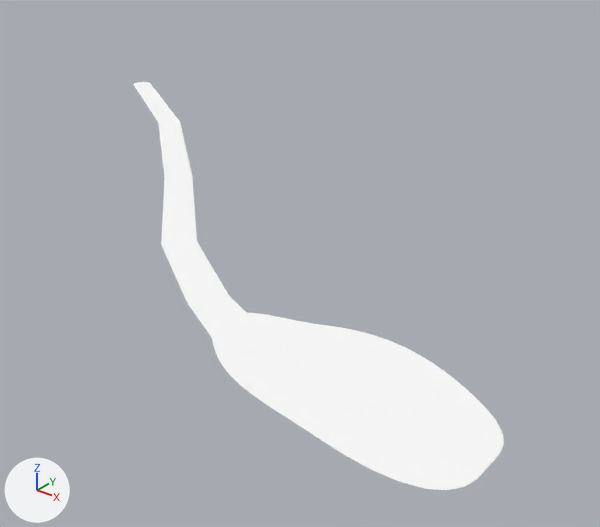
The glTF model games/yorimichi/assets/belmonte/meshes/SM_BM_BC_Lake.glb as it was, and as the next commit left it.
Both versions are drawn from a 50 mm camera at (-325.0, -328.0, 279.0) aimed at (-763.0, 219.0, -60.0). The lights are fixed; the arrows at lower left show +X, +Y and +Z. The picture after the commit comes second.

In view in the first picture: 'SM_BM_BC_Lake'.
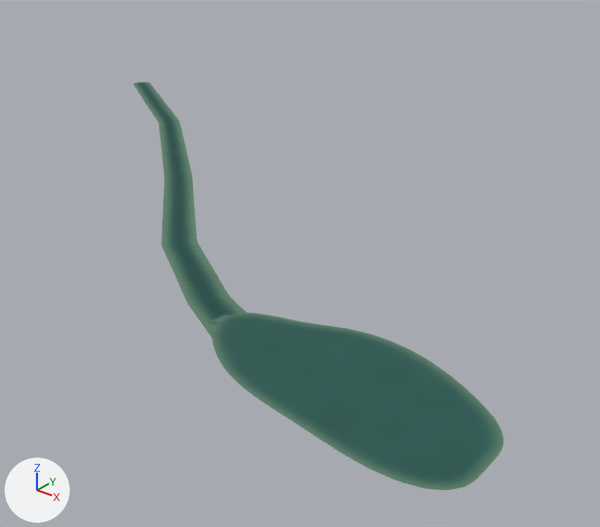
Edits to the scene script, one JSON object a line:
```json
{"block": "me_sm_bc_lake", "where": "me_sm_bc_lake.from_pydata(...)  # 2877 vertices, 5129 faces; spans x -1211.0..-464.0, y -38.0..431.0, z -5.0..4.0"}
{"block": "me_sm_bc_lake", "where": "# used by ob_sm_bm_bc_lake; location = (0.0, 0.0, 0.0)"}
{"block": "me_sm_bc_lake", "change": "me_sm_bc_lake part 1: 925 faces centred in x -1206.0..-466.0, y -34.0..427.0, z -5.0..4.0 are repainted in the vertex colours; the middle colour goes from white #ffffff to dark green #446e5e"}
{"block": "me_sm_bc_lake", "change": "me_sm_bc_lake part 2: 2941 faces centred in x -1202.0..-470.0, y -30.0..423.0, z -5.0..4.0 are repainted in the vertex colours; the middle colour goes from white #ffffff to dark cyan #255851"}
{"block": "me_sm_bc_lake", "change": "me_sm_bc_lake part 3: 489 faces centred in x -1209.0..-467.0, y -36.0..427.0, z -5.0..4.0 are repainted in the vertex colours; the middle colour goes from white #ffffff to greyish green #61816a"}
{"block": "me_sm_bc_lake", "change": "me_sm_bc_lake part 4: 774 faces centred in x -1210.0..-465.0, y -37.0..430.0, z -5.0..4.0 are repainted in the vertex colours; the middle colour goes from white #ffffff to greyish green #5f7f68"}
```

Where the change shows, as pixel boxes (x1, y1, x2, y2) in the pictures (600 x 527 px):
```json
{"part": 1, "of": "me_sm_bc_lake", "change": "recoloured", "before": [136, 82, 503, 490], "after": [136, 82, 503, 490]}
{"part": 2, "of": "me_sm_bc_lake", "change": "recoloured", "before": [139, 83, 494, 484], "after": [139, 83, 494, 484], "on screen": "white to dark cyan"}
{"part": 3, "of": "me_sm_bc_lake", "change": "recoloured", "before": [133, 83, 504, 489], "after": [133, 83, 504, 489]}
{"part": 4, "of": "me_sm_bc_lake", "change": "recoloured", "before": [135, 82, 504, 490], "after": [135, 82, 504, 490]}
```
